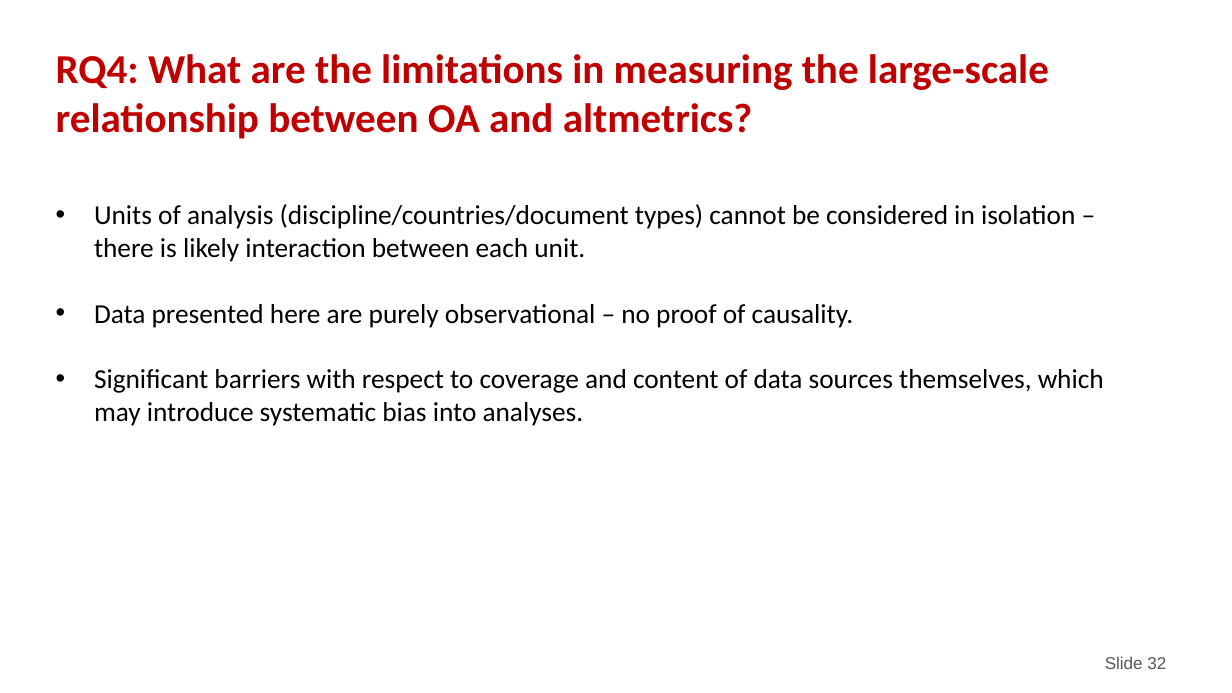
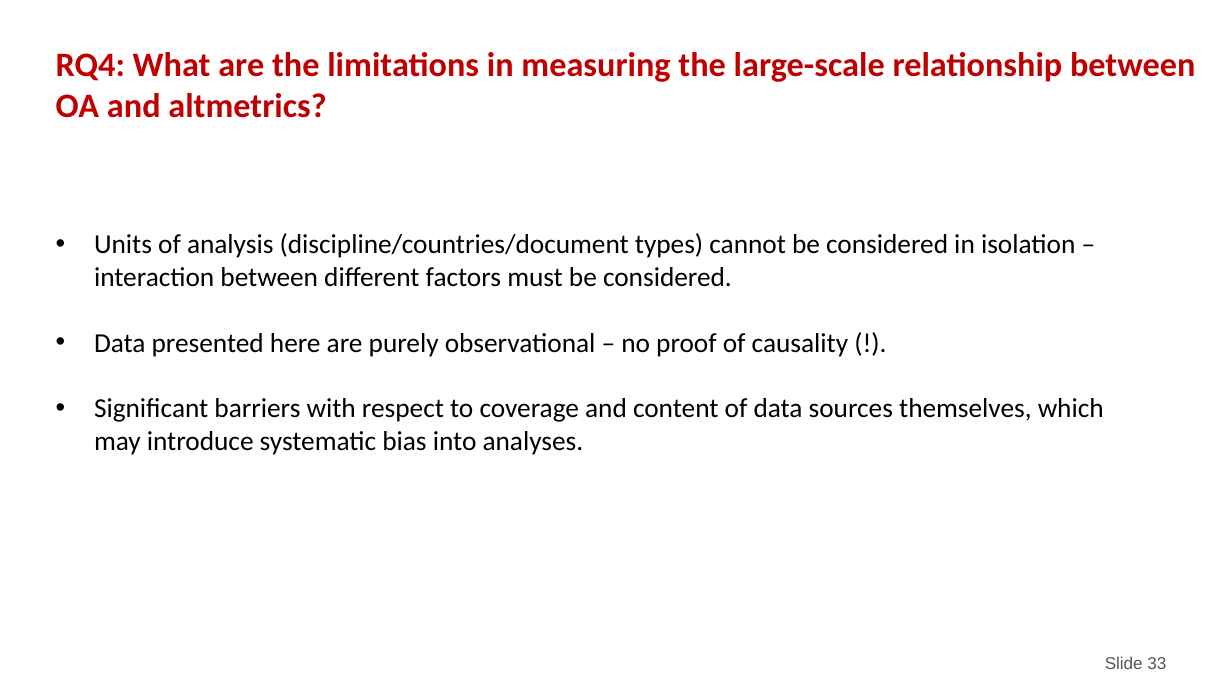
Before and after one commit to nicholasmfraser/oa_altmetrics_cwts, a slide deck: slide 33 of outputs/presentations/CWTS Seminar.pptx (slide 32 before the commit). Drawn at 1232x693 pixels with LibreOffice and Linux fonts; fonts in the diff are those of the drawing; background and template pictures are left out. Boxes give left, top, right and bottom in pixels: in the first picture for what was removed or moved away, otherwise in the second. Text is boxed around its words. In the diff, an @@ line names an element or a change of style, - is before the commit and + after.

```diff
--- a/outputs/presentations/CWTS Seminar.pptx
+++ b/outputs/presentations/CWTS Seminar.pptx
@@ text "RQ4: What are the limitations ..." at [56,52,1195,118]: size 24 to 20 pt @@
@@ text "Units of analysis (discipline/countries/document types) ...": place and size @@
-text "Units of analysis (discipline/countries/document types) ..." at [94,204,1104,426]
+text "Units of analysis (discipline/countries/document types) ..." at [94,233,1104,455]
@@ text at [94,233,1075,357]: text changed @@
-• Units of analysis (discipline/countries/document types) cannot be considered in isolation – there is likely interaction between each unit.
-• Data presented here are purely observational – no proof of causality.
+• Units of analysis (discipline/countries/document types) cannot be considered in isolation – interaction between different factors must be considered.
+• Data presented here are purely observational – no proof of causality (!).
@@ page number at [1105,656,1166,669]: text changed @@
-Slide 32
+Slide 33
```
Also in this commit, not shown: 27 other slides changed, 7 slides added, 6 slides removed, 1 other file.
